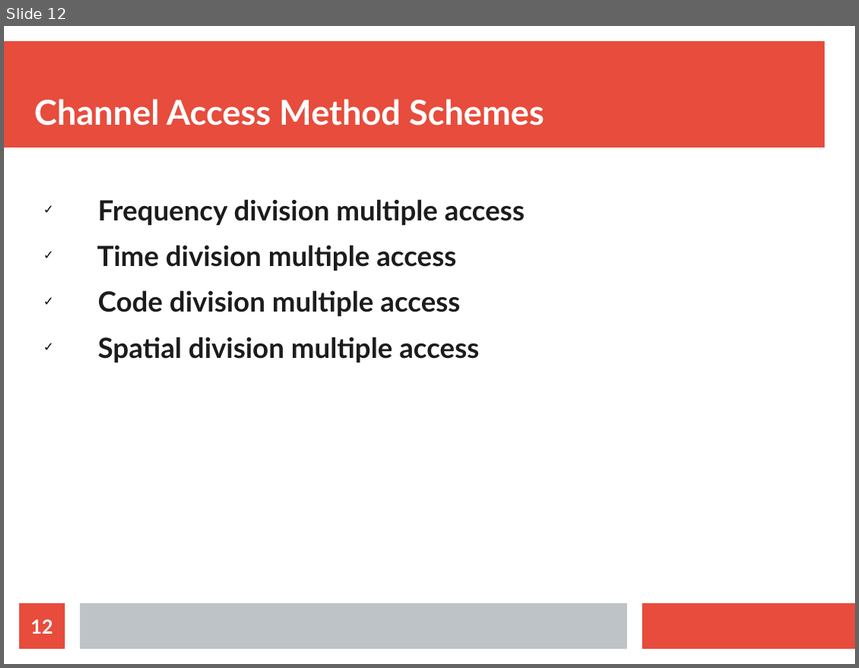
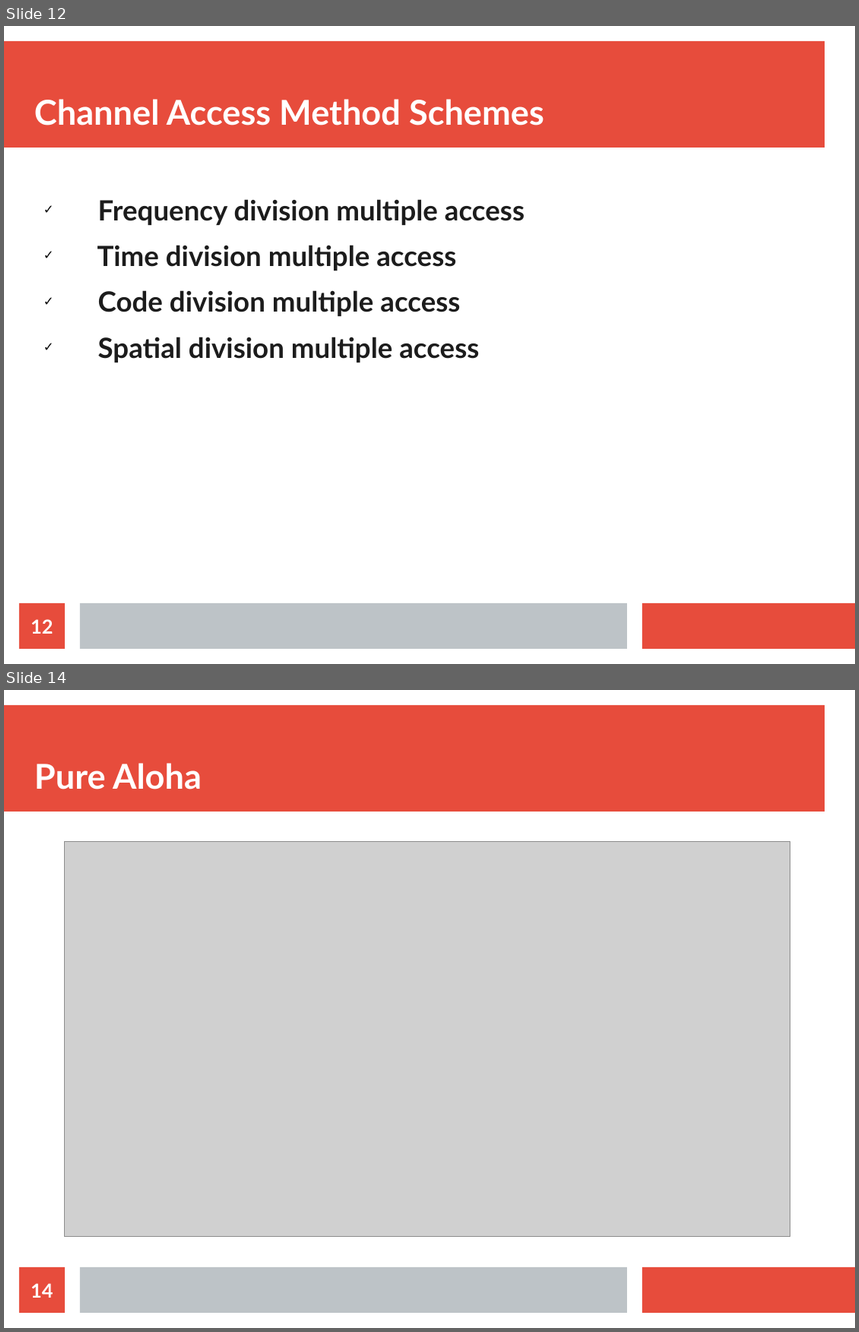
Before and after one commit to sunil11101/CN_Presentation_Section_C, a slide deck: CN PRESENTATION.odp. Shown one above the other, each under a label of ours: slide 12 before the commit, slides 12 and 14 after it; the slides between them are not shown. The pictures are 859x668 and 859x1332 pixels, drawn with LibreOffice and Linux fonts; fonts in the diff are those of the drawing; grey boxes stand for pictures. Boxes give left, top, right and bottom in pixels: in the first picture for what was removed or moved away, otherwise in the second. Text is boxed around its words. In the diff, an @@ line names an element or a change of style, - is before the commit and + after.

Commit message:
added Aloha

```diff
--- a/CN PRESENTATION.odp
+++ b/CN PRESENTATION.odp
@@ slide 14 added at [4,690,855,1328], background #FFFFFF; not listed: 3 template elements that a slide beside it also shows @@
@@ title added at [34,763,202,790], 32 pt, text #FFFFFF, bold @@
+Pure Aloha
@@ picture added at [64,841,791,1237] @@
@@ page number added at [19,1268,65,1313], fill #E74C3C, 18 pt, text #FFFFFF, bold @@
+14
```
Also in this commit, not shown: 2 other slides added, 1 other file.
